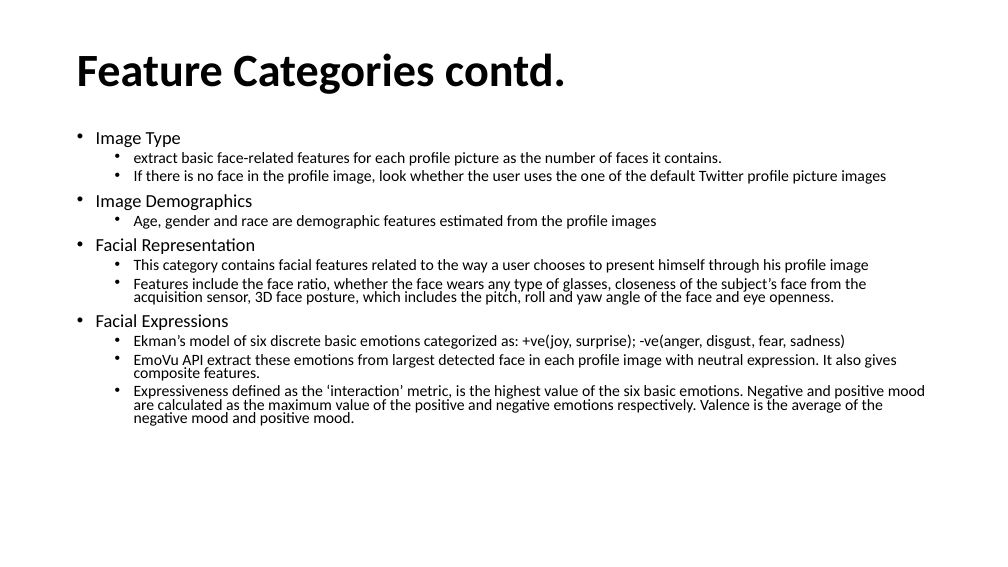
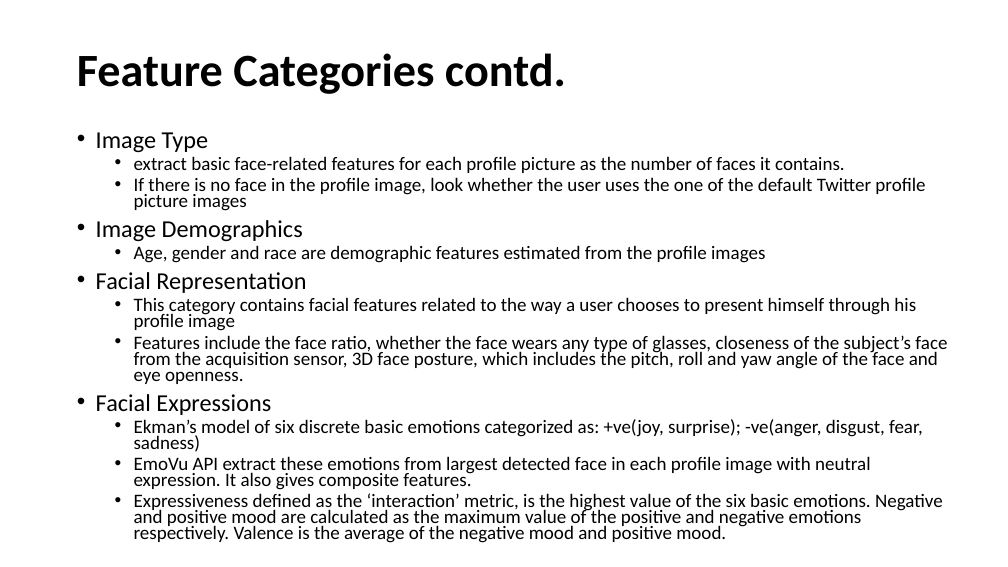
Before and after one commit to Sandhya-Bairi/USU-Assignments-and-Projects, a slide deck: slide 16 of CS 6675 - Advance Data Science/Practicum/Presentation.pptx. Drawn at 1008x567 pixels with LibreOffice and Linux fonts; fonts in the diff are those of the drawing. Boxes give left, top, right and bottom in pixels: in the first picture for what was removed or moved away, otherwise in the second. Text is boxed around its words. In the diff, an @@ line names an element or a change of style, - is before the commit and + after.

```diff
--- a/CS 6675 - Advance Data Science/Practicum/Presentation.pptx
+++ b/CS 6675 - Advance Data Science/Practicum/Presentation.pptx
@@ text "Image Type" at (96, 132, 947, 543): size 17.5 to 23.1 pt in "Image Type", "Image Demographics", "Facial Representation", "Facial Expressions"; size 15 to 18.2 pt @@
```
Also in this commit, not shown: 7 other slides changed.
